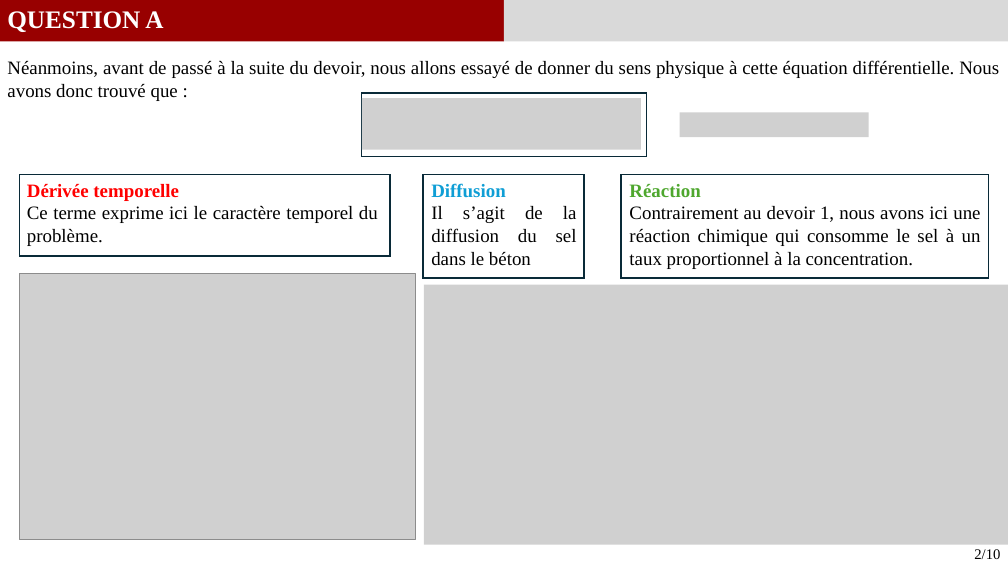
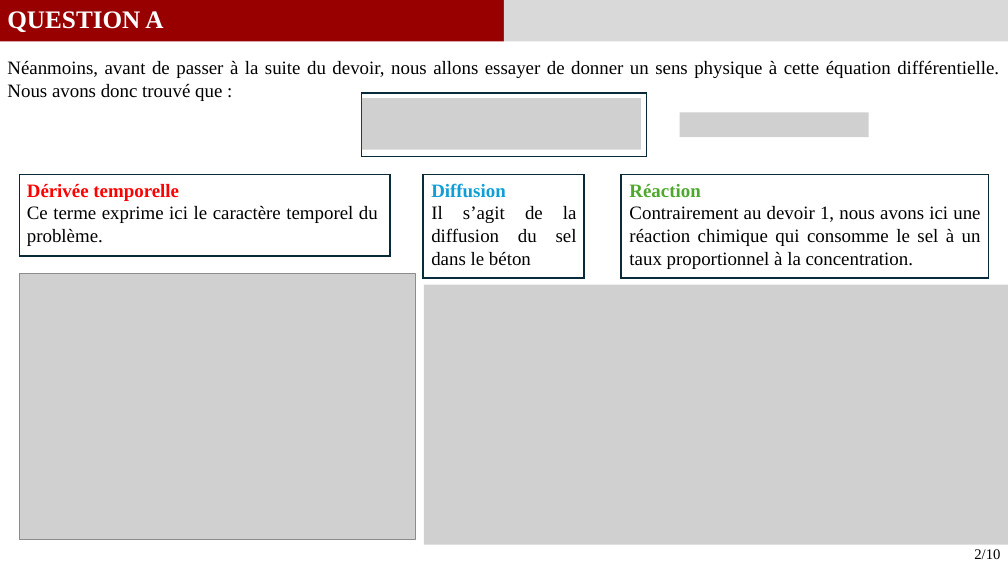
Before and after one commit to GauthierBRUNEL/MEC8211_devoir_2, a slide deck: slide 3 of doc/Rapport_Devoir2.pptx. Drawn at 1008x567 pixels with LibreOffice and Linux fonts; fonts in the diff are those of the drawing; grey boxes stand for pictures. Boxes give left, top, right and bottom in pixels: in the first picture for what was removed or moved away, otherwise in the second. Text is boxed around its words. In the diff, an @@ line names an element or a change of style, - is before the commit and + after.

```diff
--- a/doc/Rapport_Devoir2.pptx
+++ b/doc/Rapport_Devoir2.pptx
@@ text at bbox=[7, 60, 999, 101]: text changed @@
-Néanmoins, avant de passé à la suite du devoir, nous allons essayé de donner du sens physique à cette équation différentielle. Nous avons donc trouvé que :
+Néanmoins, avant de passer à la suite du devoir, nous allons essayer de donner un sens physique à cette équation différentielle. Nous avons donc trouvé que :
```
Also in this commit, not shown: 6 other slides changed.
